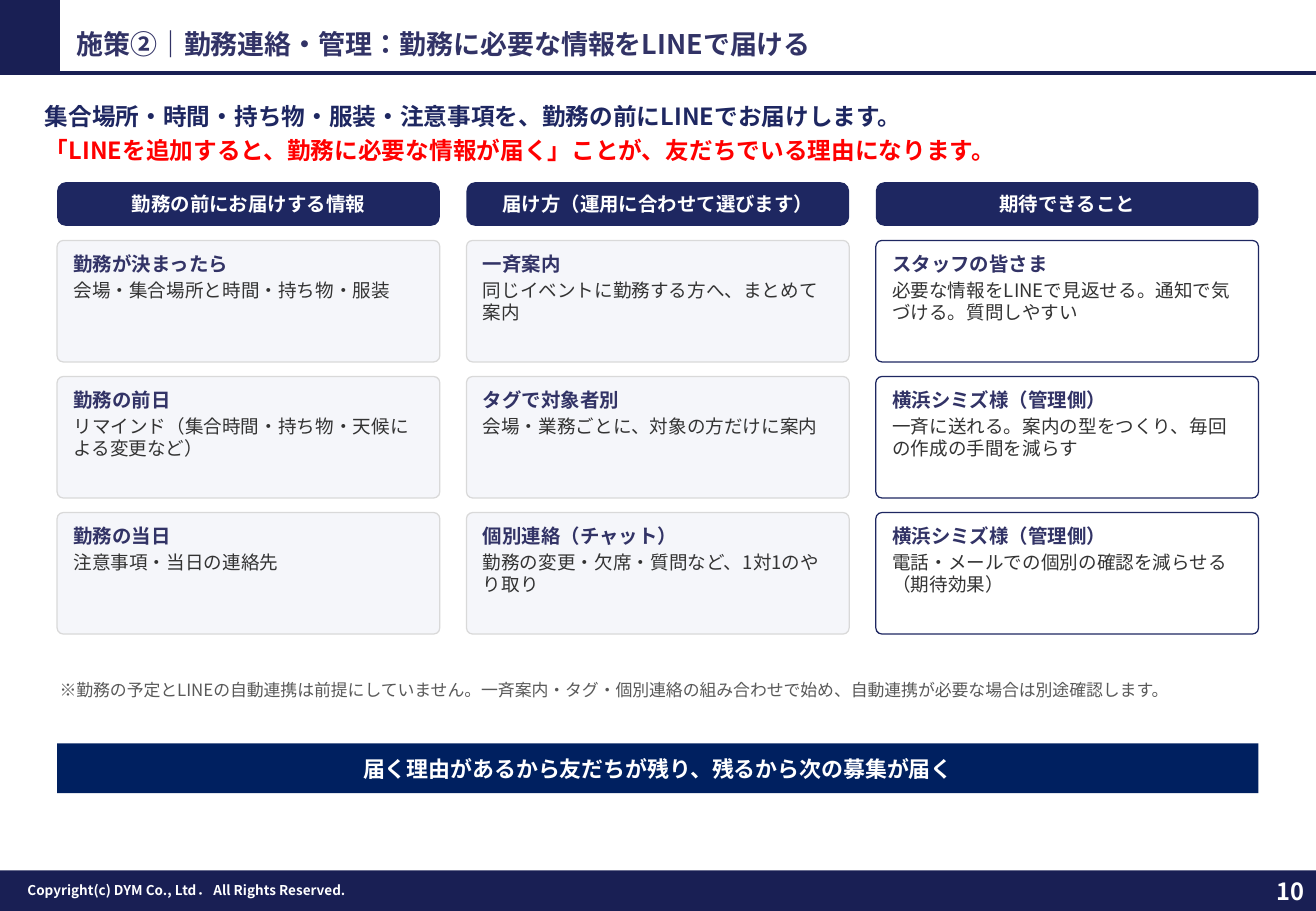
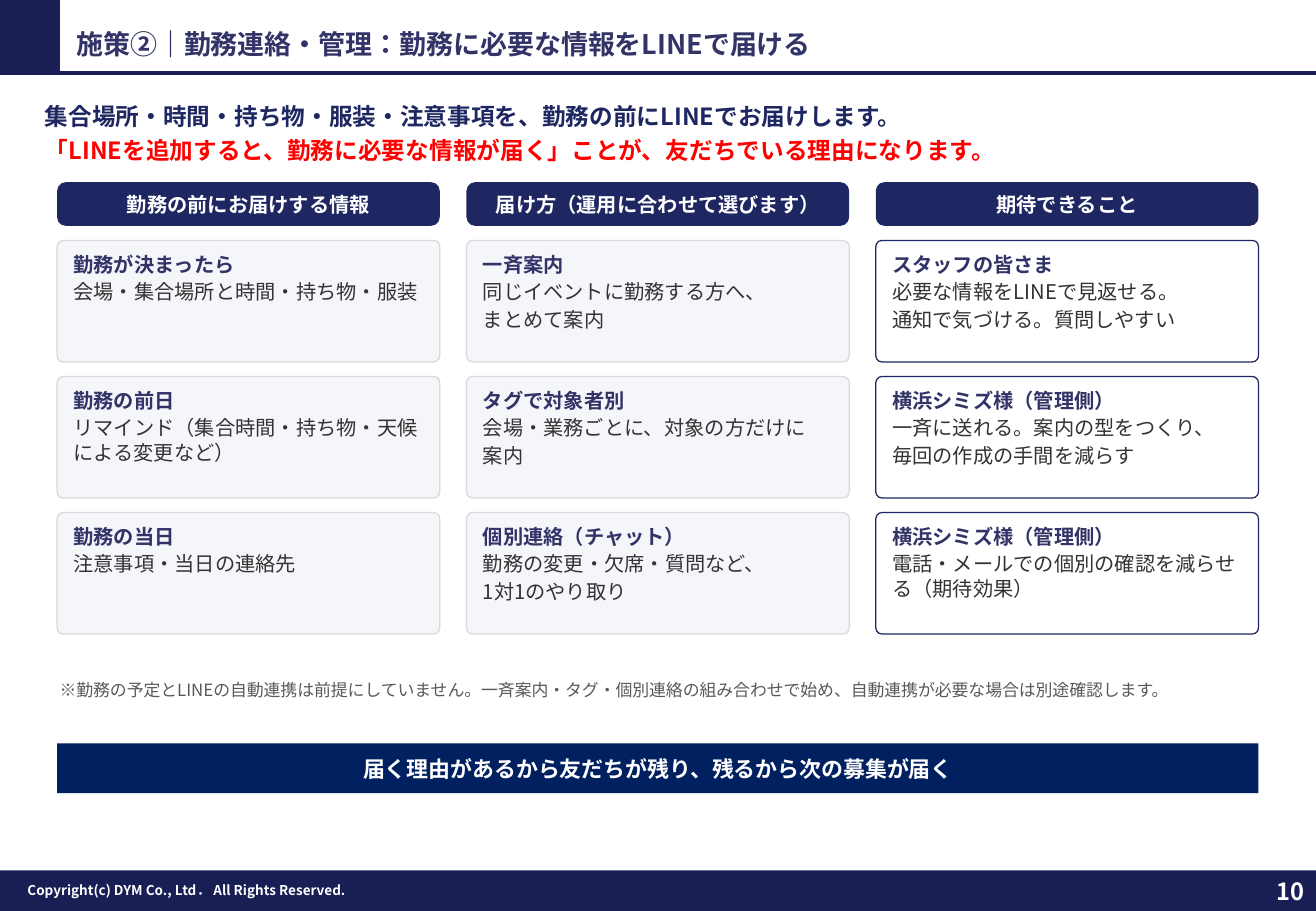
Before and after one commit to tonomura-r-dev/folder, a slide deck: slide 10 of 202610_株式会社横浜シミズ御中_LINE公式アカウント運用のご提案.pptx. Drawn at 1316x911 pixels with LibreOffice and Linux fonts; fonts in the diff are those of the drawing; background and template pictures are left out. Boxes give left, top, right and bottom in pixels: in the first picture for what was removed or moved away, otherwise in the second. Text is boxed around its words. In the diff, an @@ line names an element or a change of style, - is before the commit and + after.

```diff
--- a/202610_株式会社横浜シミズ御中_LINE公式アカウント運用のご提案.pptx
+++ b/202610_株式会社横浜シミズ御中_LINE公式アカウント運用のご提案.pptx
@@ size 11.5 to 12 pt in 3 elements at <box>57,182,440,226</box>, <box>467,182,849,226</box>, <box>876,182,1259,226</box> @@
@@ rounded rectangle "勤務が決まったら" at <box>57,241,440,362</box>: size 11.5 to 12 pt in "勤務が決まったら"; size 11 to 12 pt in "会場・集合場所と時間・持ち物・服装" @@
@@ text in rounded rectangle at <box>483,255,564,274</box>: size 11.5 to 12 pt in "一斉案内" @@
@@ text in rounded rectangle at <box>892,255,1054,274</box>: size 11.5 to 12 pt in "スタッフの皆さま" @@
@@ text in rounded rectangle at <box>483,282,766,329</box>: text changed; size 11 to 12 pt @@
-同じイベントに勤務する方へ、まとめて案内
+同じイベントに勤務する方へ、
+まとめて案内
@@ text in rounded rectangle at <box>892,282,1178,329</box>: text changed; size 11 to 12 pt @@
-必要な情報をLINEで見返せる。通知で気づける。質問しやすい
+必要な情報をLINEで見返せる。
+通知で気づける。質問しやすい
@@ rounded rectangle "勤務の前日" at <box>57,377,440,498</box>: size 11.5 to 12 pt in "勤務の前日"; size 11 to 12 pt in "リマインド（集合時間・持ち物・天候による変更など）" @@
@@ text in rounded rectangle at <box>483,418,806,465</box>: text changed; size 11 to 12 pt @@
-会場・業務ごとに、対象の方だけに案内
+会場・業務ごとに、対象の方だけに
+案内
@@ text in rounded rectangle at <box>483,390,625,410</box>: size 11.5 to 12 pt in "タグで対象者別" @@
@@ text in rounded rectangle at <box>892,418,1215,465</box>: text changed; size 11 to 12 pt @@
-一斉に送れる。案内の型をつくり、毎回の作成の手間を減らす
+一斉に送れる。案内の型をつくり、
+毎回の作成の手間を減らす
@@ text in rounded rectangle at <box>892,390,1115,410</box>: size 11.5 to 12 pt in "横浜シミズ様（管理側）" @@
@@ rounded rectangle "勤務の当日" at <box>57,513,440,634</box>: size 11.5 to 12 pt in "勤務の当日"; size 11 to 12 pt in "注意事項・当日の連絡先" @@
@@ text in rounded rectangle at <box>483,526,685,546</box>: size 11.5 to 12 pt in "個別連絡（チャット）" @@
@@ rounded rectangle "横浜シミズ様（管理側）" at <box>876,513,1259,634</box>: size 11.5 to 12 pt in "横浜シミズ様（管理側）"; size 11 to 12 pt in "電話・メールでの個別の確認を減らせる（期待効果）" @@
@@ text in rounded rectangle at <box>483,554,765,601</box>: text changed; size 11 to 12 pt @@
-勤務の変更・欠席・質問など、1対1のやり取り
+勤務の変更・欠席・質問など、
+1対1のやり取り
```
Also in this commit, not shown: 6 other slides changed, 1 slide added, 4 other files.
